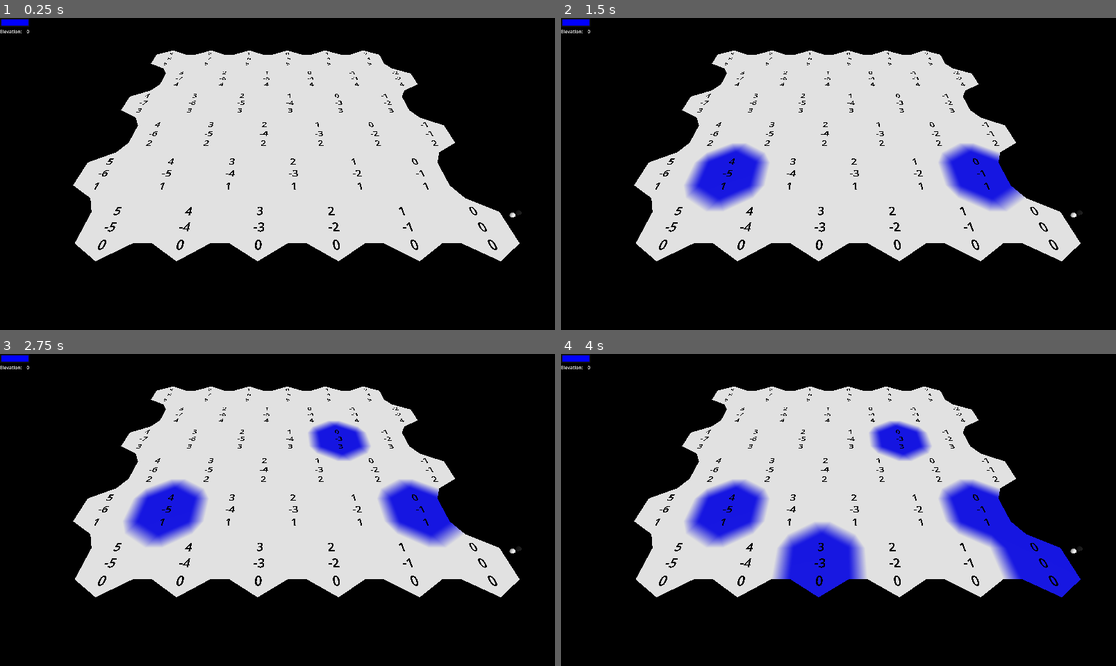
Above: before the commit, frames 1-4 (two rows, left to right).
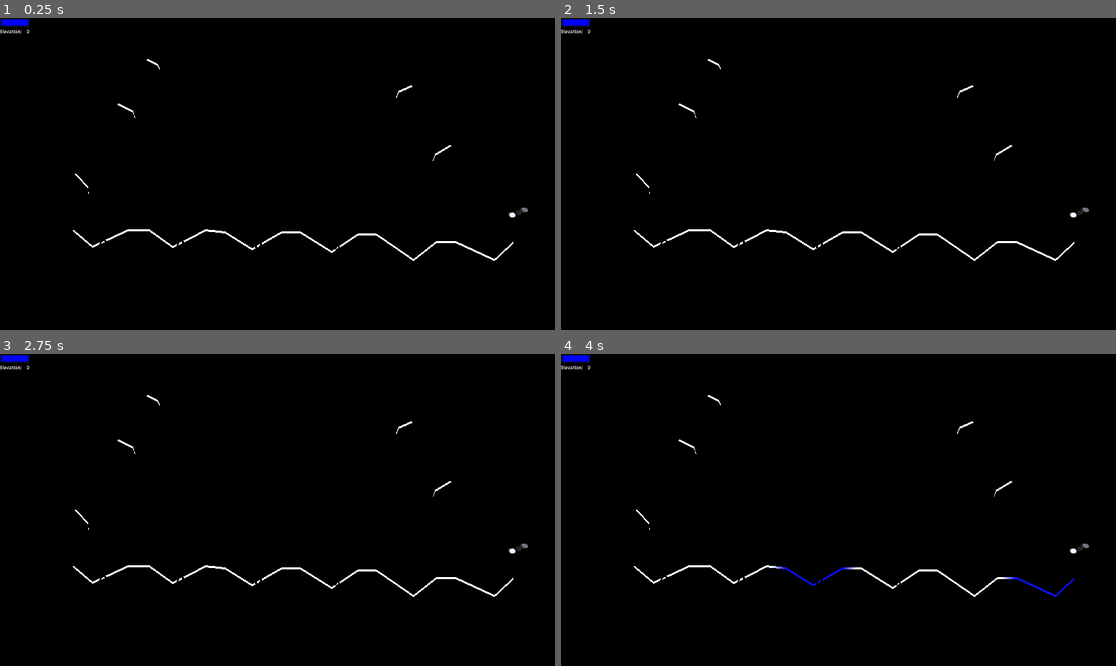
Above: after the commit, the same moments.

Repository: EricSmith3542/godot-hex-grid
Game: Godot game, scene res://node_3d.tscn
Two runs of this game, one before a commit and one after it. Both use one fixed random seed, a clock stepped at 60 frames per second and the inputs below.
Inputs (mouse positions are in pixels of both pictures, inside the frame that each line leads up to):
- Up to frame 1 (0.25 s): no input
- Up to frame 2 (1.5 s): tap Enter at 0.5 s; move the mouse to (960, 158) at 0.52 s; click (960, 158) at 0.67 s; tap Space at 1.25 s; move the mouse to (727, 189) at 1.27 s; click (727, 189) at 1.42 s
- Up to frame 3 (2.75 s): tap Enter at 2 s; move the mouse to (333, 441) at 2.02 s; click (333, 441) at 2.17 s
- Up to frame 4 (4 s): tap Space at 2.75 s; move the mouse to (810, 572) at 2.77 s; click (810, 572) at 2.92 s; tap Enter at 3.5 s; move the mouse to (1005, 556) at 3.52 s; click (1005, 556) at 3.67 s

The runs differ from the first frame. In frame 1, 37% of the frame differs, in the area x 13-96%, y 10-78%; in frame 2, 37%; in frame 3, 37%; in frame 4, 37%.

Commit message:
Tutorial 4 up to 3.0 + wireframe shader

Diff:
--- a/hex_grid.gd
+++ b/hex_grid.gd
@@ -16,6 +16,8 @@
 func _ready() -> void:
 	# get_viewport().debug_draw = Viewport.DEBUG_DRAW_WIREFRAME
 
+	var noiseSource = Image.load_from_file("noise.png")
+	HexMetrics.noiseSource = noiseSource
 	var i = 0
 	for z in range(height):
 		for x in range(width):
--- a/hex_mesh.gd
+++ b/hex_mesh.gd
@@ -223,9 +223,9 @@
 		add_triangle_colors(c2, leftCell.color, boundaryColor)
 
 func add_triangle(v1:Vector3, v2:Vector3, v3:Vector3):
-	vertices.append(v3)
-	vertices.append(v2)
-	vertices.append(v1)
+	vertices.append(perturb(v3))
+	vertices.append(perturb(v2))
+	vertices.append(perturb(v1))
 	normals.append(Vector3.UP)
 	normals.append(Vector3.UP)
 	normals.append(Vector3.UP)
@@ -241,12 +241,12 @@
 	colors.append(c1)
 
 func add_quad(v1:Vector3, v2:Vector3, v3:Vector3, v4:Vector3):
-	vertices.append(v1)
-	vertices.append(v2)
-	vertices.append(v3)
-	vertices.append(v3)
-	vertices.append(v2)
-	vertices.append(v4)
+	vertices.append(perturb(v1))
+	vertices.append(perturb(v2))
+	vertices.append(perturb(v3))
+	vertices.append(perturb(v3))
+	vertices.append(perturb(v2))
+	vertices.append(perturb(v4))
 	normals.append(Vector3.UP)
 	normals.append(Vector3.UP)
 	normals.append(Vector3.UP)
@@ -261,3 +261,10 @@
 	colors.append(c3)
 	colors.append(c2)
 	colors.append(c4)
+
+func perturb(pos:Vector3):
+	var sample:Color = HexMetrics.sample_noise(pos)
+	pos.x += (sample.r * 2.0 - 1.0) * HexMetrics.CELL_PERTURB_STRENGTH
+	# pos.y += (sample.g * 2.0 - 1.0) * HexMetrics.CELL_PERTURB_STRENGTH
+	pos.z += (sample.b * 2.0 - 1.0) * HexMetrics.CELL_PERTURB_STRENGTH
+	return pos
--- a/hex_mesh.tscn
+++ b/hex_mesh.tscn
@@ -1,10 +1,19 @@
 [gd_scene format=3 uid="uid://6tee3jl2u56"]
 
 [ext_resource type="Script" uid="uid://bunl3lyudx3c6" path="res://hex_mesh.gd" id="1_3vvb2"]
+[ext_resource type="Shader" uid="uid://bqk42y6kblwfy" path="res://wireframe.gdshader" id="1_d4tss"]
+
+[sub_resource type="ShaderMaterial" id="ShaderMaterial_rn678"]
+render_priority = 2
+shader = ExtResource("1_d4tss")
+shader_parameter/albedo = Color(0, 0, 0, 1)
+shader_parameter/outline_width = 3.0
 
 [sub_resource type="StandardMaterial3D" id="StandardMaterial3D_3vvb2"]
+next_pass = SubResource("ShaderMaterial_rn678")
 shading_mode = 2
 vertex_color_use_as_albedo = true
+roughness = 0.7
 
 [sub_resource type="ArrayMesh" id="ArrayMesh_3vvb2"]
 
--- a/hex_metrics.gd
+++ b/hex_metrics.gd
@@ -12,11 +12,13 @@
 const SOLID_FACTOR : float = 0.75
 const BLEND_FACTOR : float = 1.0 - SOLID_FACTOR
 
-const ELEVATION_STEP : float = 3.0
+const ELEVATION_STEP : float = 1.0
 const TERRACES_PER_SLOPE : int = 2
 const TERRACES_STEPS = TERRACES_PER_SLOPE * 2 + 1
 const HORIZ_TERRACE_STEP_SIZE : float = 1.0 / TERRACES_STEPS
 const VERT_TERRACE_STEP_SIZE : float = 1.0 / (TERRACES_PER_SLOPE+1)
+
+const CELL_PERTURB_STRENGTH : float = 10.0
 
 #The 3D coordinates of the 6 vertices for a hexagon centered on 0,0,0
 #These corners use the XZ-plane as the floor
@@ -30,6 +32,15 @@
 	Vector3(-INNER_RADIUS, 0.0, 0.5 * OUTER_RADIUS),
 	Vector3(0.0, 0.0, OUTER_RADIUS),
 ]
+
+const NOISE_SCALE : float = 0.05
+static var noiseSource:Image
+
+static func sample_noise(sample_position:Vector3) -> Color:
+	if noiseSource:
+		return noiseSource.get_pixel(abs(sample_position.x * NOISE_SCALE), abs(sample_position.z * NOISE_SCALE))
+	else:
+		return Color.BLACK
 
 static func opposite_direction(direction:HexDirection) -> HexDirection:
 	if int(direction) < 3:
--- a/node_3d.tscn
+++ b/node_3d.tscn
@@ -4,8 +4,16 @@
 [ext_resource type="Script" uid="uid://b72b3t0garuiy" path="res://debug_camera.gd" id="2_noarx"]
 [ext_resource type="PackedScene" uid="uid://bnoaacswo7013" path="res://guide_spheres.tscn" id="3_a0tk4"]
 
+[sub_resource type="ProceduralSkyMaterial" id="ProceduralSkyMaterial_a0tk4"]
+
+[sub_resource type="Sky" id="Sky_r3fl7"]
+sky_material = SubResource("ProceduralSkyMaterial_a0tk4")
+
 [sub_resource type="Environment" id="Environment_noarx"]
 background_mode = 1
+sky = SubResource("Sky_r3fl7")
+ambient_light_source = 3
+reflected_light_source = 2
 
 [sub_resource type="CameraAttributesPractical" id="CameraAttributesPractical_a0tk4"]
 
--- /dev/null
+++ b/wireframe.gdshader
@@ -0,0 +1,28 @@
+shader_type spatial;
+render_mode unshaded,wireframe,cull_disabled;
+
+uniform vec4 albedo : source_color = vec4(0.0,0.0,0.0,1.0);
+uniform float outline_width : hint_range(0.0, 10.0, 0.1) = 3.0;
+
+
+void vertex() {
+	vec4 clip_position = PROJECTION_MATRIX * (MODELVIEW_MATRIX * vec4(VERTEX, 1.0));
+	vec3 clip_normal = mat3(PROJECTION_MATRIX) * (mat3(MODELVIEW_MATRIX) * NORMAL);
+
+	vec2 offset = normalize(clip_normal.xy) / VIEWPORT_SIZE *
+		clip_position.w * outline_width * 2.0;
+
+
+
+	clip_position.xy += offset;
+
+	POSITION = clip_position;
+
+
+
+}
+
+
+void fragment() {
+	ALBEDO = albedo.rgb;
+}
Binary file added: noise.png
Not shown, added: noise.png.import
Not shown, added: wireframe.gdshader.uid
